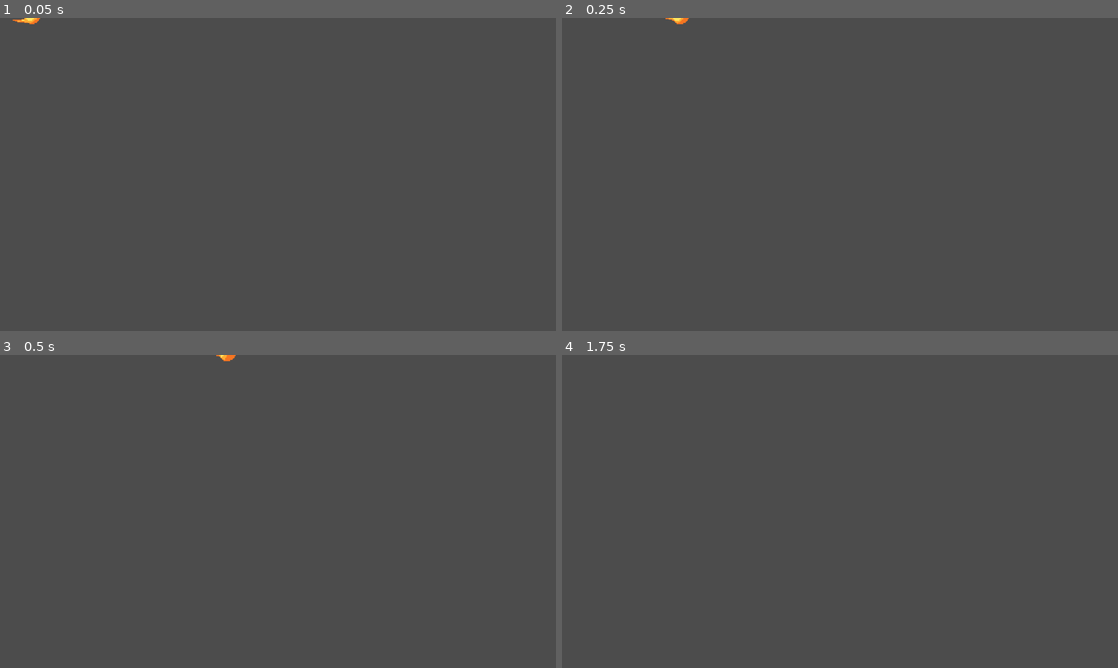
Above: before the commit, frames 1-4 (two rows, left to right).
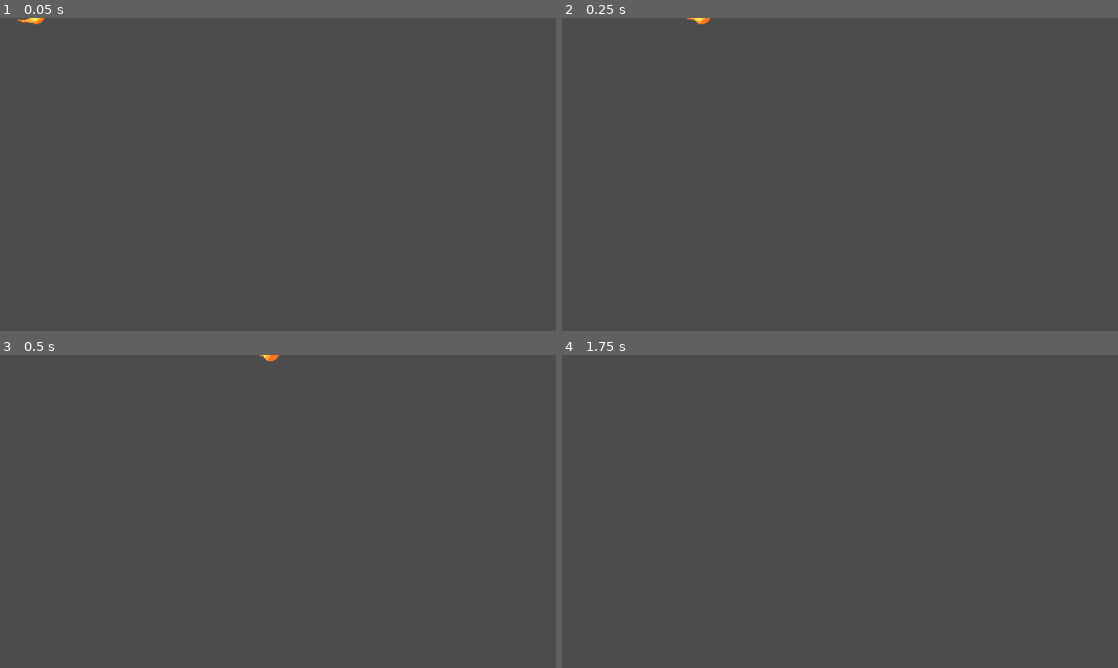
Above: after the commit, the same moments.

Repository: avidandy/GMTK_25
Game: Godot game, scene res://scenes/projectile_scene.tscn
Same seed, same stepped clock (60 frames per second), same inputs: the game is played once before the commit and once after it. This scene is started directly instead of the project's main scene.
Inputs:
- Up to frame 1 (0.05 s): no input
- Up to frame 2 (0.25 s): no input
- Up to frame 3 (0.5 s): no input
- Up to frame 4 (1.75 s): hold Right (right) 0.53-1.28 s; hold Down (down) from 1.28 s (still down)

The runs differ from the first frame. In frame 1, less than 0.1% of the frame differs, in the area x 2-8%, y 0-2%; in frame 2, 0.1%, in the area x 18-27%, y 0-2%; in frame 3, 0.1%; in frame 4, nothing differs.

Commit message:
Improves enemy and projectile behavior
Adds enemy health and projectile damage.
Adjusts spawn radius for better game balance.
Increases projectile speed.
Implements projectile-enemy collision detection with damage.
Creates a fireball ability that fires in four directions.

Diff:
--- a/scenes/Enemy.tscn
+++ b/scenes/Enemy.tscn
@@ -9,6 +9,7 @@
 collision_layer = 4
 script = ExtResource("1_55jtl")
 speed = 25.0
+health = 2
 aggro_distance = 100.0
 player_stop_distance = 25.0
 
--- a/scenes/main.tscn
+++ b/scenes/main.tscn
@@ -157,8 +157,7 @@
 [node name="Spawner" type="Node2D" parent="."]
 script = ExtResource("5_yahr5")
 enemy_scene = ExtResource("6_25hhn")
-spawn_interval = 0.5
-spawn_radius = 750.0
+spawn_radius = 400.0
 max_enemies_on_screen = 1000
 
 [node name="SpawnTimer" type="Timer" parent="Spawner"]
--- a/scenes/projectile_scene.tscn
+++ b/scenes/projectile_scene.tscn
@@ -30,12 +30,23 @@
 "speed": 8.0
 }]
 
+[sub_resource type="CircleShape2D" id="CircleShape2D_l7oay"]
+
 [node name="Projectile_Scene" type="Node2D"]
 script = ExtResource("1_xymdh")
-speed = 500.0
+speed = 600.0
 
 [node name="AnimatedSprite2D" type="AnimatedSprite2D" parent="."]
 sprite_frames = SubResource("SpriteFrames_moyuw")
 animation = &"fireball"
 autoplay = "fireball"
 frame_progress = 0.750169
+
+[node name="Area2D" type="Area2D" parent="."]
+position = Vector2(12, 0)
+collision_mask = 4
+
+[node name="CollisionShape2D" type="CollisionShape2D" parent="Area2D"]
+shape = SubResource("CircleShape2D_l7oay")
+
+[connection signal="body_entered" from="Area2D" to="." method="_on_Hitbox_body_entered"]
--- a/scripts/FireballAbility.gd
+++ b/scripts/FireballAbility.gd
@@ -4,11 +4,25 @@
 @export var projectile_scene: PackedScene
 
 func activate(owner: Node2D):
-	var projectile = projectile_scene.instantiate()
-	projectile.global_position = owner.global_position
-	projectile.direction = Vector2.RIGHT
-	owner.get_parent().add_child(projectile)
+	var projectile1 = projectile_scene.instantiate()
+	projectile1.global_position = owner.global_position
+	projectile1.direction = Vector2.UP
+	owner.get_parent().add_child(projectile1)
 
+	var projectile2 = projectile_scene.instantiate()
+	projectile2.global_position = owner.global_position
+	projectile2.direction = Vector2.RIGHT
+	owner.get_parent().add_child(projectile2)
+
+	var projectile3 = projectile_scene.instantiate()
+	projectile3.global_position = owner.global_position
+	projectile3.direction = Vector2.DOWN
+	owner.get_parent().add_child(projectile3)
+
+	var projectile4 = projectile_scene.instantiate()
+	projectile4.global_position = owner.global_position
+	projectile4.direction = Vector2.LEFT
+	owner.get_parent().add_child(projectile4)
 
 #This is a specific instance of an ability that then overrides the empty one in ability.
 #This file is put on to a 'resource' which then allows you to set the stats which are available due to being extended at the start
--- a/scripts/Projectile.gd
+++ b/scripts/Projectile.gd
@@ -1,7 +1,18 @@
+# scripts/Projectile.gd
 extends Node2D
 
-@export var speed := 300.0
-@export var direction := Vector2.RIGHT
+@export var speed := 500.0 # From your Projectile.gd
+@export var direction := Vector2.RIGHT # From your Projectile.gd
+@export var damage_amount: int = 1 # Damage this projectile deals
 
 func _process(delta: float) -> void:
 	global_position += direction.normalized() * speed * delta
+
+# New function to handle collision with another body
+func _on_Hitbox_body_entered(body: Node2D):
+	# Check if the body that entered is an enemy
+	if body.is_in_group("enemies") and body.has_method("take_damage"):
+		body.take_damage(damage_amount)
+		print("Projectile hit enemy! Dealt ", damage_amount, " damage.") # For debugging
+		queue_free() # Destroy the projectile after hitting an enemy
+	# Optional: You might want to also destroy on hitting walls, etc.
Not shown: 1 places in scenes/projectile_scene.tscn that only renumber resources
